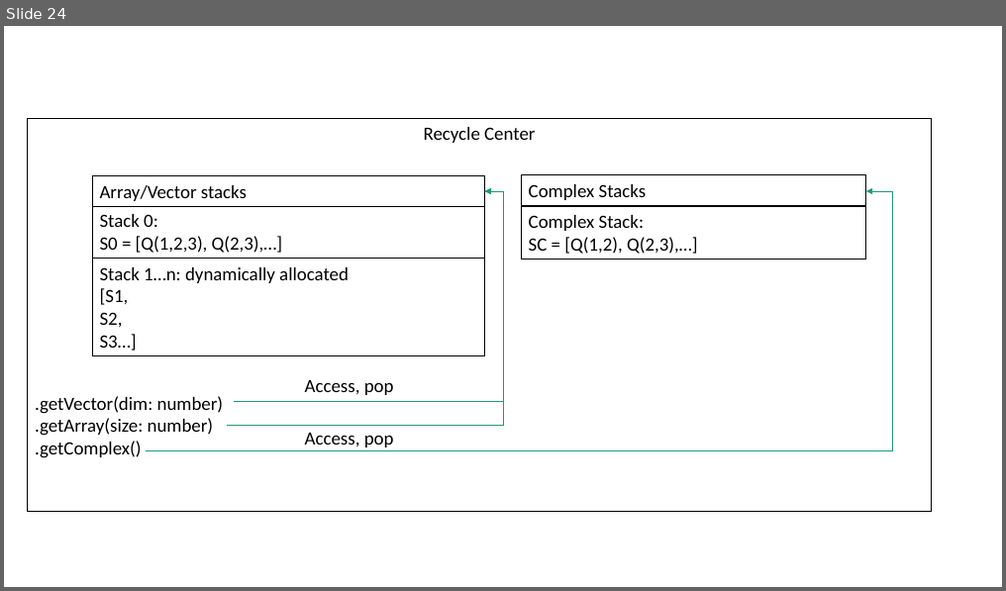
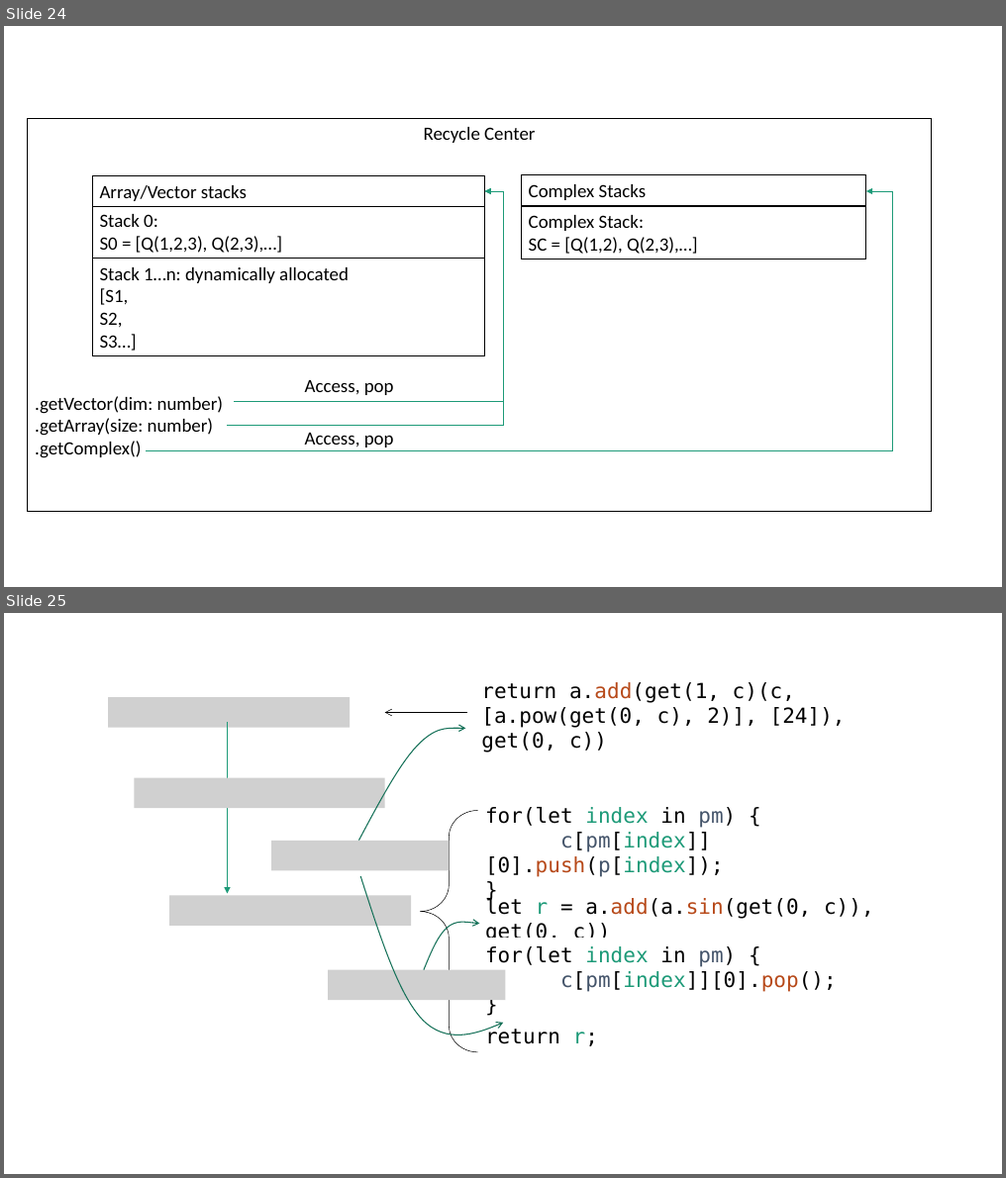
Before and after one commit to jiawei-zhang-a/Pendulum-beta, a slide deck: doc/illustrations.pptx. Shown one above the other, each under a label of ours: slide 24 before the commit, slides 24 and 25 after it. The pictures are 1006x591 and 1006x1178 pixels, drawn with LibreOffice and Linux fonts; fonts in the diff are those of the drawing; grey boxes stand for pictures. Boxes give left, top, right and bottom in pixels: in the first picture for what was removed or moved away, otherwise in the second. Text is boxed around its words. In the diff, an @@ line names an element or a change of style, - is before the commit and + after.

```diff
--- a/doc/illustrations.pptx
+++ b/doc/illustrations.pptx
@@ slide 25 added at (4,613,1002,1174), background #FFFFFF @@
@@ group added at (108,682,874,1053): 5 texts, 5 pictures, 3 freeform shapes, 2 arrows, 1 left brace @@
+return a.add(get(1, c)(c, [a.pow(get(0, c), 2)], [24]), get(0, c))
+for(let index in pm) {
+c[pm[index]][0].push(p[index]);
+}
+let r = a.add(a.sin(get(0, c)), get(0, c))
+for(let index in pm) {
+c[pm[index]][0].pop();
+}
+return r;
```
Also in this commit, not shown: 2 other files.
